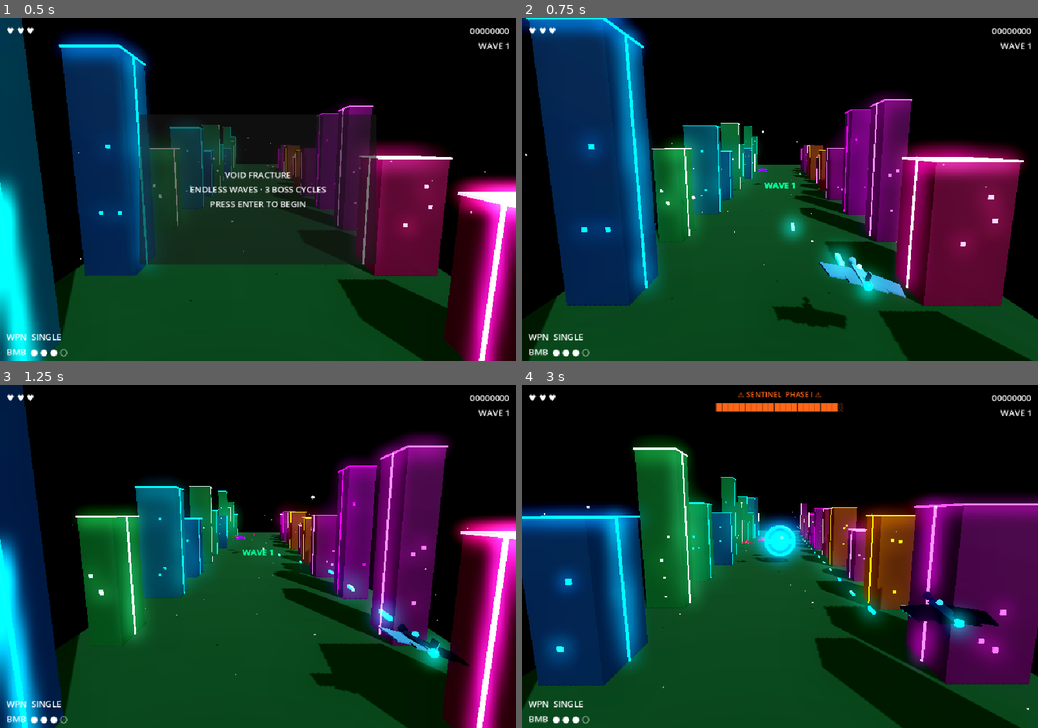
Above: before the commit, frames 1-4 (two rows, left to right).
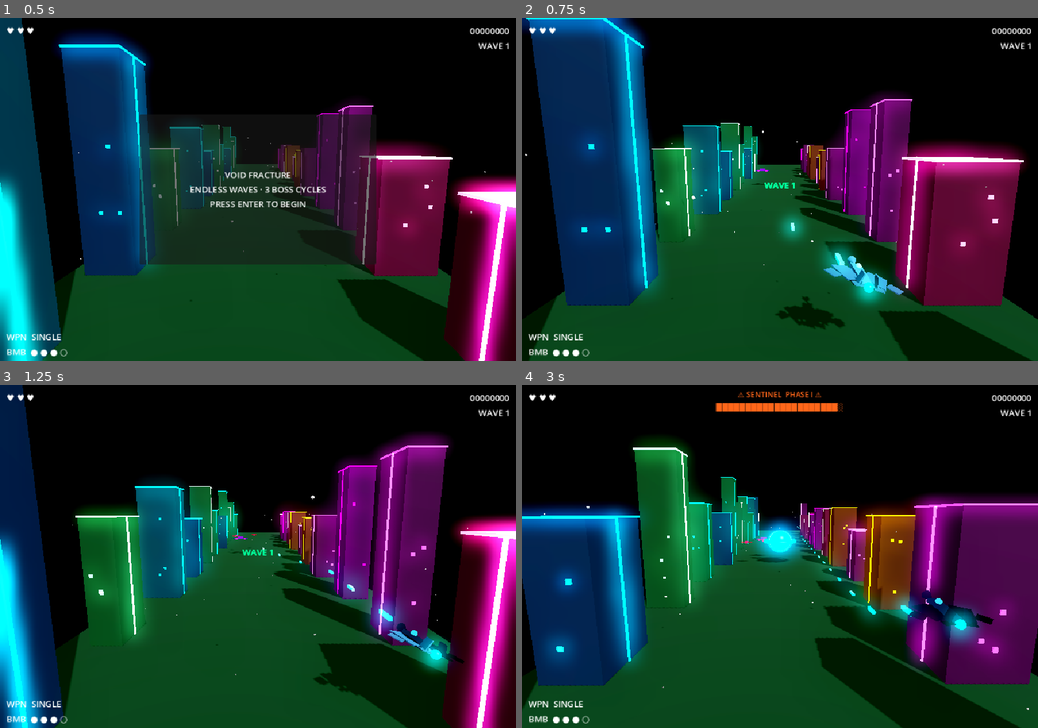
Above: after the commit, the same moments.

Repository: gallak87/tech9
Game: Godot game, scene res://scenes/Main.tscn
Two runs of this game, one before a commit and one after it. Both use one fixed random seed, a clock stepped at 60 frames per second and the inputs below.
Inputs:
- Up to frame 1 (0.5 s): no input
- Up to frame 2 (0.75 s): tap Enter (ui_accept) at 0.5 s; hold D (move_right) from 0.53 s (still down); tap Space (fire_bomb) at 0.6 s
- Up to frame 3 (1.25 s): keep holding D (move_right); tap Enter (ui_accept) at 0.77 s
- Up to frame 4 (3 s): release D (move_right) at 1.28 s; hold S (move_down) 1.28-2.03 s; tap B at 1.35 s; tap Enter (ui_accept) at 1.52 s; hold D (move_right) 2.03-2.78 s; tap 1 at 2.1 s; hold W (move_up) from 2.78 s (still down); tap 2 at 2.85 s

Frame 1 is identical in both runs. In frame 2, 0.6% of the frame differs, in the area x 44-75%, y 44-91%; in frame 3, 0.5%; in frame 4, 1.6%, in the area x 41-93%, y 37-75%.

Commit message:
vf: art pass — accurate ship/enemy/boss geo + gallery 3-row layout
Player: proper delta wings (2-box per side, swept 24°+44°), twin canted
vertical tails, correct nose cone dir (rot 90,0,0 → tip faces -Z).
Scout/bomber: cone rot(-90,0,0) so narrow tip faces player at +Z.
Bosses: Sentinel inner tilt ring, Interceptor delta wings + canted tails,
Colossus broadside cannons.

Gallery: corridor hidden during review, player on bottom row (y=-2),
enemies in middle (y=0), bosses on top (y=2.2); elite_overlay excluded.

Diff:
--- a/games/void-fracture/scripts/DevTool.gd
+++ b/games/void-fracture/scripts/DevTool.gd
@@ -115,31 +115,41 @@
 	_game.player.visible = false
 	_game.hud.visible = false
 	_game.state = _game.State.MENU
+	if _game._corridor:
+		_game._corridor.visible = false
 
-	# Save camera and move it close to the gallery plane
+	# Save camera and widen view to cover three rows
 	var cam: Camera3D = _game.camera
 	_saved_cam_pos = cam.position
 	_saved_cam_basis = cam.basis
-	cam.position = Vector3(0, 0.5, 4)
-	cam.look_at(Vector3(0, 0, -5), Vector3.UP)
+	cam.position = Vector3(0, 1.0, 6)
+	cam.look_at(Vector3(0, 0.2, -5), Vector3.UP)
 
-	var small_keys: Array = []
+	var player_keys: Array = []
+	var enemy_keys: Array = []
 	var boss_keys: Array = []
 	for k in GeoManifestScript.ENTITIES.keys():
-		if "boss" in k:
+		if k == "elite_overlay":
+			continue
+		elif k == "player":
+			player_keys.append(k)
+		elif "boss" in k:
 			boss_keys.append(k)
 		else:
-			small_keys.append(k)
+			enemy_keys.append(k)
 
-	# Small entities: y=1.5, z=-5, 2.5 unit spacing
-	var sx: float = -(small_keys.size() - 1) * 2.5 / 2.0
-	for i in small_keys.size():
-		_make_gallery_entity(small_keys[i], Vector3(sx + i * 2.5, 1.5, -5.0))
+	# Player row: bottom, y=-2.0
+	_make_gallery_entity("player", Vector3(0.0, -2.0, -5.0))
 
-	# Boss entities: y=-1.5, z=-5, 5 unit spacing
+	# Enemy row: middle, y=0.0, 3.0 unit spacing
+	var ex: float = -(enemy_keys.size() - 1) * 3.0 / 2.0
+	for i in enemy_keys.size():
+		_make_gallery_entity(enemy_keys[i], Vector3(ex + i * 3.0, 0.0, -5.0))
+
+	# Boss row: top, y=2.2, 5 unit spacing
 	var bx: float = -(boss_keys.size() - 1) * 5.0 / 2.0
 	for i in boss_keys.size():
-		_make_gallery_entity(boss_keys[i], Vector3(bx + i * 5.0, -1.5, -5.0))
+		_make_gallery_entity(boss_keys[i], Vector3(bx + i * 5.0, 2.2, -5.0))
 
 func _make_gallery_entity(key: String, pos: Vector3) -> void:
 	var root := Node3D.new()
@@ -171,6 +181,8 @@
 	var cam: Camera3D = _game.camera
 	cam.position = _saved_cam_pos
 	cam.basis = _saved_cam_basis
+	if _game._corridor:
+		_game._corridor.visible = true
 	_game.hud.visible = true
 	_game._start_game()
 	_game.player.god_mode = _overlay.visible
--- a/games/void-fracture/scripts/GeoManifest.gd
+++ b/games/void-fracture/scripts/GeoManifest.gd
@@ -8,86 +8,106 @@
 const ENTITIES := {
 	"player": {
 		"parts": [
-			# wide flat fuselage body (blended wing-body like F-35)
-			{ "type": "box", "size": Vector3(0.22, 0.07, 0.82),
+			# === FUSELAGE ===
+			{ "type": "box", "size": Vector3(0.24, 0.08, 0.88),
 			  "color": Color(0.45, 0.8, 0.95), "emissive": Color(0.0, 0.3, 0.5), "ei": 0.4,
-			  "pos": Vector3(0, 0, 0), "rot": Vector3(0, 0, 0) },
-			# nose cone (rotated 90° on X so it points along Z, not Y)
-			{ "type": "cylinder", "radius_top": 0.02, "radius_bottom": 0.09, "height": 0.28,
+			  "pos": Vector3(0, 0, -0.02), "rot": Vector3(0, 0, 0) },
+			# Nose cone — rot(90,0,0): local +Y→world -Z, so radius_top(0)=point faces -Z (forward)
+			{ "type": "cylinder", "radius_top": 0.0, "radius_bottom": 0.10, "height": 0.26,
 			  "color": Color(0.45, 0.8, 0.95), "emissive": Color(0.0, 0.2, 0.4), "ei": 0.3,
-			  "pos": Vector3(0, 0, -0.55), "rot": Vector3(90, 0, 0) },
-			# left delta wing (swept back: Y rot pushes front inward, rear outward)
-			{ "type": "box", "size": Vector3(0.72, 0.03, 0.52),
-			  "color": Color(0.35, 0.68, 0.88), "emissive": Color(0.0, 0.15, 0.3), "ei": 0.2,
-			  "pos": Vector3(-0.44, -0.01, 0.08), "rot": Vector3(0, 14, 0) },
-			# right delta wing
-			{ "type": "box", "size": Vector3(0.72, 0.03, 0.52),
-			  "color": Color(0.35, 0.68, 0.88), "emissive": Color(0.0, 0.15, 0.3), "ei": 0.2,
-			  "pos": Vector3(0.44, -0.01, 0.08), "rot": Vector3(0, -14, 0) },
-			# left horizontal stabilizer (rear)
-			{ "type": "box", "size": Vector3(0.30, 0.025, 0.20),
-			  "color": Color(0.35, 0.65, 0.85), "emissive": Color(0.0, 0.1, 0.2), "ei": 0.2,
-			  "pos": Vector3(-0.24, 0, 0.36), "rot": Vector3(0, 8, 0) },
-			# right horizontal stabilizer
-			{ "type": "box", "size": Vector3(0.30, 0.025, 0.20),
-			  "color": Color(0.35, 0.65, 0.85), "emissive": Color(0.0, 0.1, 0.2), "ei": 0.2,
-			  "pos": Vector3(0.24, 0, 0.36), "rot": Vector3(0, -8, 0) },
-			# vertical tail fin (single, F-35 style — slender, at rear)
-			{ "type": "box", "size": Vector3(0.028, 0.22, 0.20),
-			  "color": Color(0.4, 0.72, 0.9), "emissive": Color(0.0, 0.15, 0.3), "ei": 0.2,
-			  "pos": Vector3(0, 0.11, 0.34), "rot": Vector3(0, 0, 0) },
-			# left DSI intake bump
-			{ "type": "box", "size": Vector3(0.09, 0.06, 0.26),
+			  "pos": Vector3(0, 0, -0.59), "rot": Vector3(90, 0, 0) },
+			# === LEFT WING — two-box delta sweep ===
+			{ "type": "box", "size": Vector3(0.40, 0.024, 0.55),
+			  "color": Color(0.38, 0.70, 0.90), "emissive": Color(0.0, 0.15, 0.3), "ei": 0.2,
+			  "pos": Vector3(-0.30, -0.010, 0.04), "rot": Vector3(0, 24, 0) },
+			{ "type": "box", "size": Vector3(0.26, 0.018, 0.26),
+			  "color": Color(0.35, 0.65, 0.85), "emissive": Color(0.0, 0.12, 0.25), "ei": 0.15,
+			  "pos": Vector3(-0.62, -0.014, 0.20), "rot": Vector3(0, 44, 0) },
+			# === RIGHT WING ===
+			{ "type": "box", "size": Vector3(0.40, 0.024, 0.55),
+			  "color": Color(0.38, 0.70, 0.90), "emissive": Color(0.0, 0.15, 0.3), "ei": 0.2,
+			  "pos": Vector3(0.30, -0.010, 0.04), "rot": Vector3(0, -24, 0) },
+			{ "type": "box", "size": Vector3(0.26, 0.018, 0.26),
+			  "color": Color(0.35, 0.65, 0.85), "emissive": Color(0.0, 0.12, 0.25), "ei": 0.15,
+			  "pos": Vector3(0.62, -0.014, 0.20), "rot": Vector3(0, -44, 0) },
+			# === TAIL ===
+			# Left horizontal stabilizer
+			{ "type": "box", "size": Vector3(0.20, 0.018, 0.14),
+			  "color": Color(0.35, 0.65, 0.85), "emissive": Color(0.0, 0.1, 0.2), "ei": 0.15,
+			  "pos": Vector3(-0.21, 0.0, 0.44), "rot": Vector3(0, 10, 0) },
+			# Right horizontal stabilizer
+			{ "type": "box", "size": Vector3(0.20, 0.018, 0.14),
+			  "color": Color(0.35, 0.65, 0.85), "emissive": Color(0.0, 0.1, 0.2), "ei": 0.15,
+			  "pos": Vector3(0.21, 0.0, 0.44), "rot": Vector3(0, -10, 0) },
+			# Left canted vertical tail (15° outward)
+			{ "type": "box", "size": Vector3(0.028, 0.22, 0.18),
+			  "color": Color(0.4, 0.72, 0.9), "emissive": Color(0.0, 0.15, 0.3), "ei": 0.3,
+			  "pos": Vector3(-0.16, 0.11, 0.36), "rot": Vector3(0, 0, -15) },
+			# Right canted vertical tail
+			{ "type": "box", "size": Vector3(0.028, 0.22, 0.18),
+			  "color": Color(0.4, 0.72, 0.9), "emissive": Color(0.0, 0.15, 0.3), "ei": 0.3,
+			  "pos": Vector3(0.16, 0.11, 0.36), "rot": Vector3(0, 0, 15) },
+			# === DETAILS ===
+			# Left DSI intake
+			{ "type": "box", "size": Vector3(0.09, 0.06, 0.28),
 			  "color": Color(0.3, 0.58, 0.78), "emissive": Color(0.0, 0.12, 0.25), "ei": 0.3,
 			  "pos": Vector3(-0.14, -0.04, -0.12), "rot": Vector3(0, 0, 0) },
-			# right DSI intake bump
-			{ "type": "box", "size": Vector3(0.09, 0.06, 0.26),
+			# Right DSI intake
+			{ "type": "box", "size": Vector3(0.09, 0.06, 0.28),
 			  "color": Color(0.3, 0.58, 0.78), "emissive": Color(0.0, 0.12, 0.25), "ei": 0.3,
 			  "pos": Vector3(0.14, -0.04, -0.12), "rot": Vector3(0, 0, 0) },
-			# canopy bubble
+			# Canopy
 			{ "type": "sphere", "radius": 0.065,
 			  "color": Color(0.55, 0.88, 1.0), "emissive": Color(0.2, 0.6, 1.0), "ei": 1.2,
-			  "pos": Vector3(0, 0.07, -0.22), "rot": Vector3(0, 0, 0) },
-			# engine exhaust glow
-			{ "type": "sphere", "radius": 0.085,
+			  "pos": Vector3(0, 0.075, -0.26), "rot": Vector3(0, 0, 0) },
+			# Engine glow — MUST BE LAST (Player.gd grabs last child)
+			{ "type": "sphere", "radius": 0.090,
 			  "color": Color(0.0, 0.7, 1.0), "emissive": Color(0.0, 1.2, 2.0), "ei": 3.5,
-			  "pos": Vector3(0, 0, 0.42), "rot": Vector3(0, 0, 0) },
+			  "pos": Vector3(0, 0, 0.47), "rot": Vector3(0, 0, 0) },
 		]
 	},
 	"scout": {
 		"parts": [
-			# Fuselage — slim needle along Z (flying toward camera)
-			{ "type": "cylinder", "radius_top": 0.04, "radius_bottom": 0.12, "height": 0.65,
+			# Fuselage cone — rot(-90,0,0): local +Y→world +Z, so radius_top(0)=point faces player
+			{ "type": "cylinder", "radius_top": 0.0, "radius_bottom": 0.12, "height": 0.65,
 			  "color": Color(1.0, 0.18, 0.37), "emissive": Color(0.8, 0.0, 0.15), "ei": 0.8,
-			  "pos": Vector3(0, 0, 0), "rot": Vector3(90, 0, 0) },
-			# Swept delta wings
-			{ "type": "box", "size": Vector3(0.82, 0.04, 0.38),
-			  "color": Color(0.8, 0.1, 0.2), "emissive": Color(0.5, 0.0, 0.08), "ei": 0.4,
-			  "pos": Vector3(0, 0, 0.1), "rot": Vector3(0, -12, 0) },
-			# Engine glow
+			  "pos": Vector3(0, 0, 0.0), "rot": Vector3(-90, 0, 0) },
+			# Left swept wing
+			{ "type": "box", "size": Vector3(0.46, 0.030, 0.40),
+			  "color": Color(0.85, 0.1, 0.22), "emissive": Color(0.5, 0.0, 0.08), "ei": 0.4,
+			  "pos": Vector3(-0.25, 0.0, -0.06), "rot": Vector3(0, 22, 0) },
+			# Right swept wing
+			{ "type": "box", "size": Vector3(0.46, 0.030, 0.40),
+			  "color": Color(0.85, 0.1, 0.22), "emissive": Color(0.5, 0.0, 0.08), "ei": 0.4,
+			  "pos": Vector3(0.25, 0.0, -0.06), "rot": Vector3(0, -22, 0) },
+			# Engine glow at rear (-Z = away from player)
 			{ "type": "sphere", "radius": 0.07,
 			  "color": Color(1.0, 0.4, 0.5), "emissive": Color(2.0, 0.0, 0.3), "ei": 3.0,
-			  "pos": Vector3(0, 0, 0.36), "rot": Vector3(0, 0, 0) },
+			  "pos": Vector3(0, 0, -0.36), "rot": Vector3(0, 0, 0) },
 		]
 	},
 	"bomber": {
 		"parts": [
-			# Wide heavy fuselage
-			{ "type": "box", "size": Vector3(0.55, 0.22, 0.85),
+			# Heavy fuselage
+			{ "type": "box", "size": Vector3(0.55, 0.22, 0.88),
 			  "color": Color(0.54, 0.19, 1.0), "emissive": Color(0.2, 0.0, 0.5), "ei": 0.6,
 			  "pos": Vector3(0, 0, 0), "rot": Vector3(0, 0, 0) },
-			# Stubby wide wings
-			{ "type": "box", "size": Vector3(1.1, 0.07, 0.4),
+			# Left swept wing
+			{ "type": "box", "size": Vector3(0.50, 0.06, 0.36),
 			  "color": Color(0.4, 0.1, 0.8), "emissive": Color(0.15, 0.0, 0.4), "ei": 0.5,
-			  "pos": Vector3(0, -0.05, 0.15), "rot": Vector3(0, 0, 0) },
-			# Left weapon pod
-			{ "type": "sphere", "radius": 0.13,
+			  "pos": Vector3(-0.52, -0.05, 0.10), "rot": Vector3(0, 20, 0) },
+			# Right swept wing
+			{ "type": "box", "size": Vector3(0.50, 0.06, 0.36),
+			  "color": Color(0.4, 0.1, 0.8), "emissive": Color(0.15, 0.0, 0.4), "ei": 0.5,
+			  "pos": Vector3(0.52, -0.05, 0.10), "rot": Vector3(0, -20, 0) },
+			# Left weapon pod — barrel faces player (+Z), rot(-90): +Y→+Z
+			{ "type": "cylinder", "radius_top": 0.055, "radius_bottom": 0.11, "height": 0.32,
 			  "color": Color(0.7, 0.3, 1.0), "emissive": Color(0.4, 0.0, 0.8), "ei": 1.4,
-			  "pos": Vector3(-0.38, -0.1, 0.2), "rot": Vector3(0, 0, 0) },
+			  "pos": Vector3(-0.44, -0.10, 0.16), "rot": Vector3(-90, 0, 0) },
 			# Right weapon pod
-			{ "type": "sphere", "radius": 0.13,
+			{ "type": "cylinder", "radius_top": 0.055, "radius_bottom": 0.11, "height": 0.32,
 			  "color": Color(0.7, 0.3, 1.0), "emissive": Color(0.4, 0.0, 0.8), "ei": 1.4,
-			  "pos": Vector3(0.38, -0.1, 0.2), "rot": Vector3(0, 0, 0) },
+			  "pos": Vector3(0.44, -0.10, 0.16), "rot": Vector3(-90, 0, 0) },
 		]
 	},
 	"drone": {
@@ -97,18 +117,17 @@
 			  "color": Color(0.0, 1.0, 0.6), "emissive": Color(0.0, 0.5, 0.2), "ei": 0.8,
 			  "pos": Vector3(0, 0, 0), "rot": Vector3(0, 0, 0) },
 			# Horizontal ring (XZ plane)
-			{ "type": "torus", "inner_radius": 0.30, "outer_radius": 0.42,
+			{ "type": "torus", "inner_radius": 0.30, "outer_radius": 0.44,
 			  "color": Color(0.0, 0.8, 0.4), "emissive": Color(0.0, 0.6, 0.2), "ei": 1.2,
 			  "pos": Vector3(0, 0, 0), "rot": Vector3(0, 0, 0) },
-			# Vertical ring (tilted 90° — visible from camera)
-			{ "type": "torus", "inner_radius": 0.30, "outer_radius": 0.42,
+			# Diagonal ring (45° tilt — gives gyroscope read from any angle)
+			{ "type": "torus", "inner_radius": 0.30, "outer_radius": 0.44,
 			  "color": Color(0.0, 0.6, 0.3), "emissive": Color(0.0, 0.4, 0.15), "ei": 0.9,
-			  "pos": Vector3(0, 0, 0), "rot": Vector3(90, 0, 0) },
+			  "pos": Vector3(0, 0, 0), "rot": Vector3(45, 0, 0) },
 		]
 	},
 	"elite_overlay": {
 		"parts": [
-			# gold pulse ring added on top of base enemy mesh
 			{ "type": "torus", "inner_radius": 0.35, "outer_radius": 0.48,
 			  "color": Color(1.0, 0.84, 0.0), "emissive": Color(1.0, 0.7, 0.0), "ei": 2.0,
 			  "pos": Vector3(0, 0, 0), "rot": Vector3(0, 0, 0) },
@@ -120,78 +139,110 @@
 			{ "type": "sphere", "radius": 0.8,
 			  "color": Color(0.0, 0.6, 1.0), "emissive": Color(0.0, 0.75, 1.0), "ei": 1.5,
 			  "pos": Vector3(0, 0, 0), "rot": Vector3(0, 0, 0) },
-			# Horizontal ring
-			{ "type": "torus", "inner_radius": 1.05, "outer_radius": 1.35,
+			# Outer orbital ring (XZ plane)
+			{ "type": "torus", "inner_radius": 1.10, "outer_radius": 1.40,
 			  "color": Color(0.0, 0.5, 1.0), "emissive": Color(0.0, 0.75, 1.0), "ei": 2.0,
 			  "pos": Vector3(0, 0, 0), "rot": Vector3(0, 0, 0) },
-			# Vertical ring (tilted 90° on X)
-			{ "type": "torus", "inner_radius": 1.05, "outer_radius": 1.35,
+			# Tilted inner ring
+			{ "type": "torus", "inner_radius": 0.80, "outer_radius": 1.05,
 			  "color": Color(0.2, 0.4, 1.0), "emissive": Color(0.0, 0.6, 1.0), "ei": 1.8,
-			  "pos": Vector3(0, 0, 0), "rot": Vector3(90, 0, 0) },
-			# Horizontal arm span
-			{ "type": "box", "size": Vector3(2.6, 0.1, 0.16),
+			  "pos": Vector3(0, 0, 0), "rot": Vector3(60, 0, 0) },
+			# Horizontal cross-arm
+			{ "type": "box", "size": Vector3(2.8, 0.10, 0.16),
 			  "color": Color(0.0, 0.5, 0.9), "emissive": Color(0.0, 0.6, 1.0), "ei": 1.2,
 			  "pos": Vector3(0, 0, 0), "rot": Vector3(0, 0, 0) },
-			# Fore-aft arm span
-			{ "type": "box", "size": Vector3(0.16, 0.1, 2.6),
+			# Fore-aft cross-arm
+			{ "type": "box", "size": Vector3(0.16, 0.10, 2.8),
 			  "color": Color(0.0, 0.5, 0.9), "emissive": Color(0.0, 0.6, 1.0), "ei": 1.2,
 			  "pos": Vector3(0, 0, 0), "rot": Vector3(0, 0, 0) },
+			# Core emitter glow
+			{ "type": "sphere", "radius": 0.35,
+			  "color": Color(0.5, 0.9, 1.0), "emissive": Color(0.0, 1.5, 2.5), "ei": 4.0,
+			  "pos": Vector3(0, 0, 0), "rot": Vector3(0, 0, 0) },
 		]
 	},
 	"interceptor_boss": {
 		"parts": [
-			# Fuselage
-			{ "type": "box", "size": Vector3(0.45, 0.28, 2.4),
+			# Main fuselage — long fighter body
+			{ "type": "box", "size": Vector3(0.42, 0.26, 2.6),
 			  "color": Color(1.0, 0.45, 0.0), "emissive": Color(0.8, 0.2, 0.0), "ei": 1.0,
 			  "pos": Vector3(0, 0, 0), "rot": Vector3(0, 0, 0) },
-			# Swept wings
-			{ "type": "box", "size": Vector3(2.8, 0.07, 1.0),
-			  "color": Color(0.8, 0.35, 0.0), "emissive": Color(0.6, 0.15, 0.0), "ei": 0.8,
-			  "pos": Vector3(0, 0, 0.3), "rot": Vector3(0, -10, 0) },
-			# Nose tip cone
-			{ "type": "cylinder", "radius_top": 0.02, "radius_bottom": 0.16, "height": 0.55,
+			# Left inner wing
+			{ "type": "box", "size": Vector3(0.75, 0.06, 0.80),
+			  "color": Color(0.85, 0.35, 0.0), "emissive": Color(0.6, 0.15, 0.0), "ei": 0.8,
+			  "pos": Vector3(-0.58, -0.02, 0.25), "rot": Vector3(0, -15, 0) },
+			# Left outer wing tip
+			{ "type": "box", "size": Vector3(0.60, 0.04, 0.45),
+			  "color": Color(0.75, 0.28, 0.0), "emissive": Color(0.5, 0.1, 0.0), "ei": 0.6,
+			  "pos": Vector3(-1.25, -0.03, 0.42), "rot": Vector3(0, -28, 0) },
+			# Right inner wing
+			{ "type": "box", "size": Vector3(0.75, 0.06, 0.80),
+			  "color": Color(0.85, 0.35, 0.0), "emissive": Color(0.6, 0.15, 0.0), "ei": 0.8,
+			  "pos": Vector3(0.58, -0.02, 0.25), "rot": Vector3(0, 15, 0) },
+			# Right outer wing tip
+			{ "type": "box", "size": Vector3(0.60, 0.04, 0.45),
+			  "color": Color(0.75, 0.28, 0.0), "emissive": Color(0.5, 0.1, 0.0), "ei": 0.6,
+			  "pos": Vector3(1.25, -0.03, 0.42), "rot": Vector3(0, 28, 0) },
+			# Nose cone (faces -Z = forward for this boss)
+			{ "type": "cylinder", "radius_top": 0.0, "radius_bottom": 0.16, "height": 0.55,
 			  "color": Color(1.0, 0.6, 0.0), "emissive": Color(1.0, 0.8, 0.0), "ei": 2.0,
-			  "pos": Vector3(0, 0, -1.48), "rot": Vector3(90, 0, 0) },
+			  "pos": Vector3(0, 0, -1.55), "rot": Vector3(90, 0, 0) },
+			# Left canted tail fin
+			{ "type": "box", "size": Vector3(0.04, 0.38, 0.45),
+			  "color": Color(1.0, 0.5, 0.0), "emissive": Color(0.8, 0.3, 0.0), "ei": 1.0,
+			  "pos": Vector3(-0.22, 0.18, 0.90), "rot": Vector3(0, 0, -18) },
+			# Right canted tail fin
+			{ "type": "box", "size": Vector3(0.04, 0.38, 0.45),
+			  "color": Color(1.0, 0.5, 0.0), "emissive": Color(0.8, 0.3, 0.0), "ei": 1.0,
+			  "pos": Vector3(0.22, 0.18, 0.90), "rot": Vector3(0, 0, 18) },
 			# Left engine glow
-			{ "type": "sphere", "radius": 0.17,
-			  "color": Color(1.0, 0.3, 0.0), "emissive": Color(2.0, 0.6, 0.0), "ei": 3.2,
-			  "pos": Vector3(-0.2, 0, 1.28), "rot": Vector3(0, 0, 0) },
+			{ "type": "sphere", "radius": 0.18,
+			  "color": Color(1.0, 0.3, 0.0), "emissive": Color(2.0, 0.6, 0.0), "ei": 3.5,
+			  "pos": Vector3(-0.18, 0, 1.35), "rot": Vector3(0, 0, 0) },
 			# Right engine glow
-			{ "type": "sphere", "radius": 0.17,
-			  "color": Color(1.0, 0.3, 0.0), "emissive": Color(2.0, 0.6, 0.0), "ei": 3.2,
-			  "pos": Vector3(0.2, 0, 1.28), "rot": Vector3(0, 0, 0) },
+			{ "type": "sphere", "radius": 0.18,
+			  "color": Color(1.0, 0.3, 0.0), "emissive": Color(2.0, 0.6, 0.0), "ei": 3.5,
+			  "pos": Vector3(0.18, 0, 1.35), "rot": Vector3(0, 0, 0) },
 		]
 	},
 	"colossus_boss": {
 		"parts": [
-			# Main hull — wider, taller than before
-			{ "type": "box", "size": Vector3(2.6, 0.7, 1.6),
+			# Main hull
+			{ "type": "box", "size": Vector3(2.8, 0.7, 1.8),
 			  "color": Color(0.5, 0.0, 0.8), "emissive": Color(0.3, 0.0, 0.5), "ei": 0.8,
 			  "pos": Vector3(0, 0, 0), "rot": Vector3(0, 0, 0) },
-			# Left shoulder block (raised)
-			{ "type": "box", "size": Vector3(0.7, 0.6, 1.0),
+			# Left shoulder block
+			{ "type": "box", "size": Vector3(0.75, 0.65, 1.1),
 			  "color": Color(0.4, 0.0, 0.7), "emissive": Color(0.2, 0.0, 0.4), "ei": 0.6,
-			  "pos": Vector3(-1.65, 0.1, 0), "rot": Vector3(0, 0, 0) },
+			  "pos": Vector3(-1.78, 0.10, 0), "rot": Vector3(0, 0, 0) },
 			# Right shoulder block
-			{ "type": "box", "size": Vector3(0.7, 0.6, 1.0),
+			{ "type": "box", "size": Vector3(0.75, 0.65, 1.1),
 			  "color": Color(0.4, 0.0, 0.7), "emissive": Color(0.2, 0.0, 0.4), "ei": 0.6,
-			  "pos": Vector3(1.65, 0.1, 0), "rot": Vector3(0, 0, 0) },
-			# Command tower (tall)
-			{ "type": "box", "size": Vector3(0.6, 0.8, 0.6),
+			  "pos": Vector3(1.78, 0.10, 0), "rot": Vector3(0, 0, 0) },
+			# Command tower
+			{ "type": "box", "size": Vector3(0.65, 0.90, 0.65),
 			  "color": Color(0.6, 0.0, 1.0), "emissive": Color(0.4, 0.0, 0.8), "ei": 1.5,
-			  "pos": Vector3(0, 0.75, -0.2), "rot": Vector3(0, 0, 0) },
-			# Forward cannon barrel
-			{ "type": "cylinder", "radius_top": 0.08, "radius_bottom": 0.08, "height": 0.7,
+			  "pos": Vector3(0, 0.80, -0.2), "rot": Vector3(0, 0, 0) },
+			# Forward cannon barrel (faces -Z = toward player since they're in front)
+			{ "type": "cylinder", "radius_top": 0.06, "radius_bottom": 0.10, "height": 0.85,
 			  "color": Color(0.35, 0.0, 0.6), "emissive": Color(0.2, 0.0, 0.4), "ei": 0.5,
-			  "pos": Vector3(0, 0, -1.15), "rot": Vector3(90, 0, 0) },
+			  "pos": Vector3(0, 0, -1.30), "rot": Vector3(90, 0, 0) },
+			# Left broadside cannon
+			{ "type": "cylinder", "radius_top": 0.05, "radius_bottom": 0.08, "height": 0.60,
+			  "color": Color(0.35, 0.0, 0.6), "emissive": Color(0.2, 0.0, 0.4), "ei": 0.5,
+			  "pos": Vector3(-1.78, 0.10, -0.60), "rot": Vector3(0, 0, 90) },
+			# Right broadside cannon
+			{ "type": "cylinder", "radius_top": 0.05, "radius_bottom": 0.08, "height": 0.60,
+			  "color": Color(0.35, 0.0, 0.6), "emissive": Color(0.2, 0.0, 0.4), "ei": 0.5,
+			  "pos": Vector3(1.78, 0.10, -0.60), "rot": Vector3(0, 0, 90) },
 			# Left core emitter
-			{ "type": "sphere", "radius": 0.22,
+			{ "type": "sphere", "radius": 0.24,
 			  "color": Color(0.8, 0.0, 1.0), "emissive": Color(1.5, 0.0, 2.5), "ei": 3.5,
-			  "pos": Vector3(-0.8, 0, 0), "rot": Vector3(0, 0, 0) },
+			  "pos": Vector3(-0.85, 0, 0), "rot": Vector3(0, 0, 0) },
 			# Right core emitter
-			{ "type": "sphere", "radius": 0.22,
+			{ "type": "sphere", "radius": 0.24,
 			  "color": Color(0.8, 0.0, 1.0), "emissive": Color(1.5, 0.0, 2.5), "ei": 3.5,
-			  "pos": Vector3(0.8, 0, 0), "rot": Vector3(0, 0, 0) },
+			  "pos": Vector3(0.85, 0, 0), "rot": Vector3(0, 0, 0) },
 		]
 	},
 }
